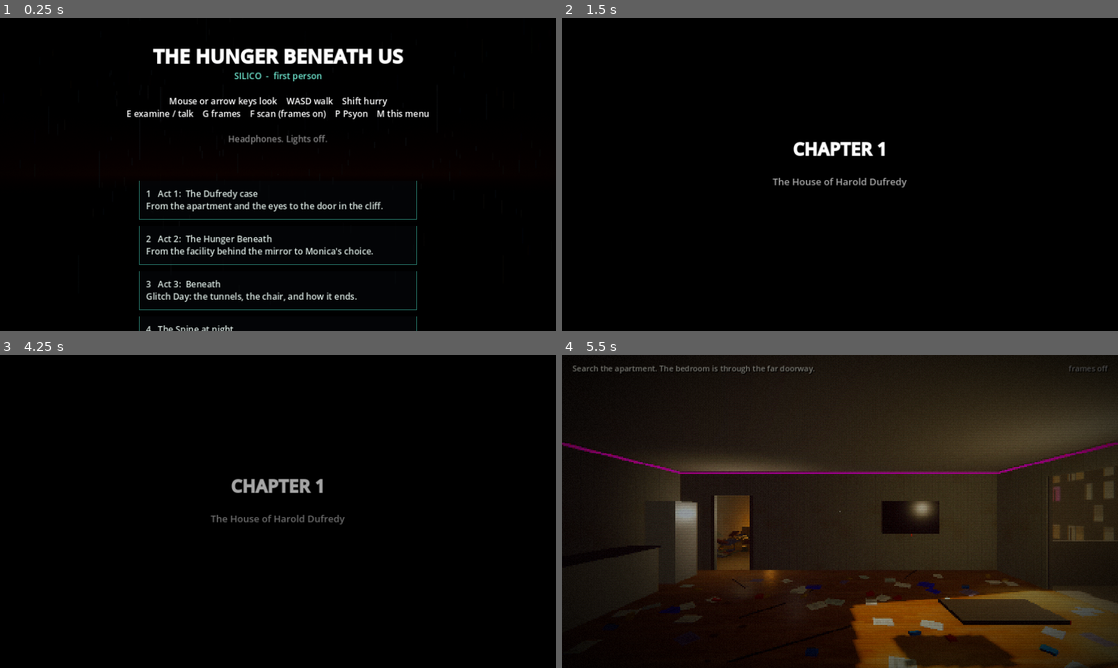
Above: before the commit, frames 1-4 (two rows, left to right).
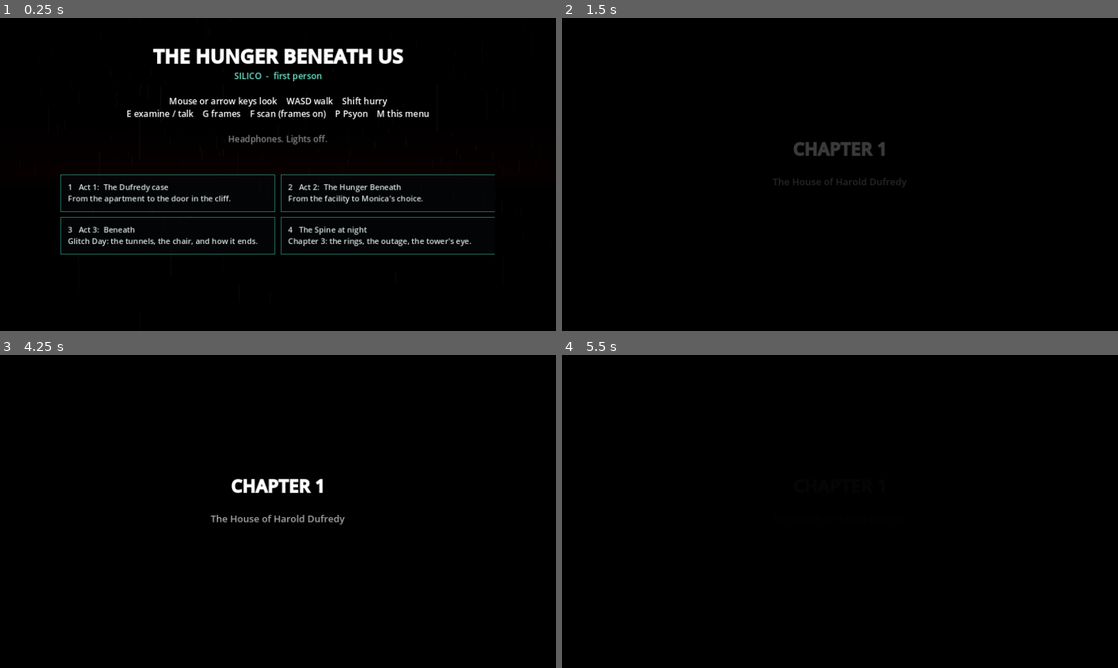
Above: after the commit, the same moments.

Repository: roweboat25/Hunger-beneath-us
Game: Godot game, scene res://Main.tscn
Two runs of this game, one before a commit and one after it. Both use one fixed random seed, a clock stepped at 60 frames per second and the inputs below.
Inputs (mouse positions are in pixels of both pictures, inside the frame that each line leads up to):
- Up to frame 1 (0.25 s): no input
- Up to frame 2 (1.5 s): click (840, 199) at 0.5 s, where only the run before the commit has a clickable "1 Act 1: The Dufredy case Fro…"; click (728, 193) at 1.25 s, where only the run after the commit has a clickable "1 Act 1: The Dufredy case Fro…"
- Up to frame 3 (4.25 s): tap Enter at 2, 3.5 s; move the mouse to (305, 511) at 2.02 s; hold G (frames) 2.03-2.78 s; hold W (move_fwd) from 2.03 s (still down); click (305, 511) at 2.17 s; tap Space at 2.27, 2.57, 2.75, 3.02, 3.32 s; move the mouse to (250, 511) at 2.77 s; tap E (interact) at 2.85 s; move the mouse to (289, 505) at 3.52 s; tap Page Down (look_down) at 3.6 s
- Up to frame 4 (5.5 s): keep holding W (move_fwd); move the mouse to (834, 517) at 4.27 s; tap Page Up (look_up) at 4.35 s; click (834, 517) at 4.42 s; tap Space at 4.52, 4.82, 5.27 s; move the mouse to (878, 514) at 5.02 s; hold P (psyon) from 5.03 s (still down)

The runs differ from the first frame. In frame 1, 5.5% of the frame differs, in the area x 10-89%, y 50-100%; in frame 2, 0.8%; in frame 3, 0.7%; in frame 4, 76%, in the area x 0-100%, y 0-100%.

Commit message:
silico3d: title menu as a 2x2 grid so all four entries fit
Co-Authored-By: Claude Opus 5.5 <noreply@anthropic.com>
Claude-Session: https://claude.ai/code/session_01JwRQ7sYASbK8r5TxTPLDmV

Diff:
--- a/silico3d/scripts/UI.gd
+++ b/silico3d/scripts/UI.gd
@@ -242,19 +242,23 @@
 		+ "[color=#888888]Headphones. Lights off.[/color][/center]")
 	title.add_child(t)
 	title.mouse_filter = Control.MOUSE_FILTER_STOP
-	var vb := VBoxContainer.new()
+	var vb := GridContainer.new()
 	vb.name = "menu"
-	vb.add_theme_constant_override("separation", 14)
+	vb.columns = 2
+	vb.add_theme_constant_override("h_separation", 14)
+	vb.add_theme_constant_override("v_separation", 12)
 	title.add_child(vb)
-	var opts := [["1   Act 1:  The Dufredy case", "From the apartment and the eyes to the door in the cliff."],
-		["2   Act 2:  The Hunger Beneath", "From the facility behind the mirror to Monica's choice."],
+	var opts := [["1   Act 1:  The Dufredy case", "From the apartment to the door in the cliff."],
+		["2   Act 2:  The Hunger Beneath", "From the facility to Monica's choice."],
 		["3   Act 3:  Beneath", "Glitch Day: the tunnels, the chair, and how it ends."],
 		["4   The Spine at night", "Chapter 3: the rings, the outage, the tower's eye."]]
 	for i in opts.size():
 		var bt := Button.new()
 		bt.text = opts[i][0] + "\n" + opts[i][1]
 		bt.alignment = HORIZONTAL_ALIGNMENT_LEFT
-		bt.add_theme_font_size_override("font_size", 20)
+		bt.size_flags_horizontal = Control.SIZE_EXPAND_FILL
+		bt.autowrap_mode = TextServer.AUTOWRAP_WORD_SMART
+		bt.add_theme_font_size_override("font_size", 18)
 		var sb := _panel_style(0.6)
 		bt.add_theme_stylebox_override("normal", sb)
 		var sbh := _panel_style(0.9)
@@ -321,8 +325,8 @@
 	picture.custom_minimum_size = Vector2(pw, 0)
 	picture.size = Vector2(pw, 0)
 	var menu := title.get_node("menu") as Control
-	menu.position = Vector2((s.x - minf(640.0, s.x - 40.0)) / 2.0, s.y * 0.52)
-	menu.size = Vector2(minf(640.0, s.x - 40.0), 0)
+	menu.position = Vector2((s.x - minf(1000.0, s.x - 40.0)) / 2.0, s.y * 0.5)
+	menu.size = Vector2(minf(1000.0, s.x - 40.0), 0)
 	prompt.size = Vector2(s.x, 30)
 	prompt.position = Vector2(0, s.y * 0.58)
 	objective.position = Vector2(24, 18)
